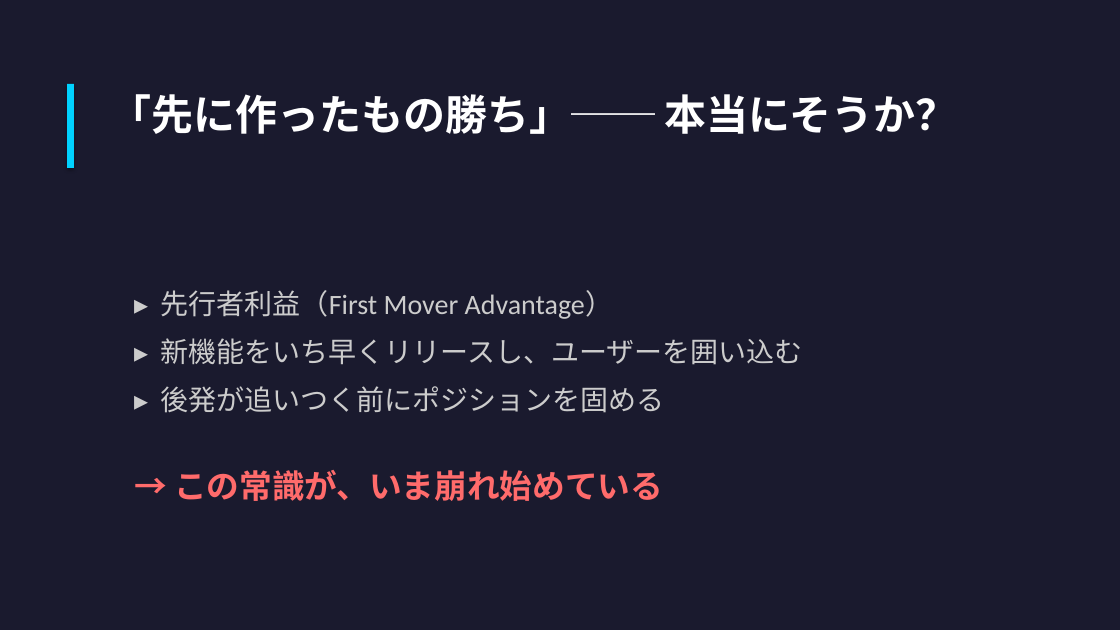
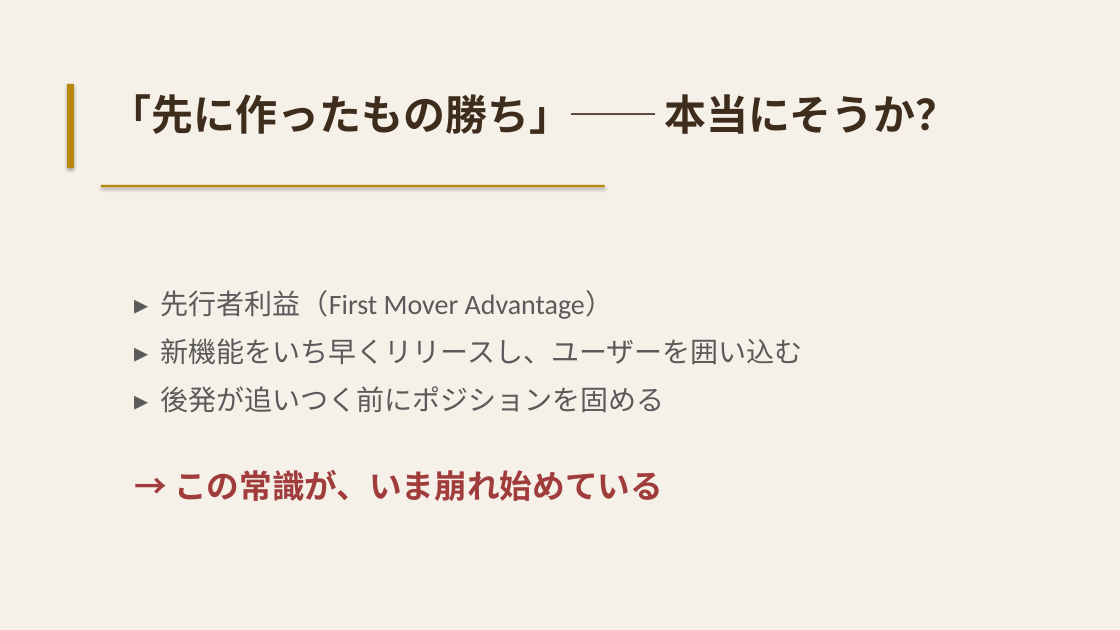
Before and after one commit to HarmonicInsight/harmonic-marketing, a slide deck: slide 2 of content/seminars/ai-era-sales-power-over-features.pptx. Drawn at 1120x630 pixels with LibreOffice and Linux fonts; fonts in the diff are those of the drawing. Boxes give left, top, right and bottom in pixels: in the first picture for what was removed or moved away, otherwise in the second. Text is boxed around its words. In the diff, an @@ line names an element or a change of style, - is before the commit and + after.

```diff
--- a/content/seminars/ai-era-sales-power-over-features.pptx
+++ b/content/seminars/ai-era-sales-power-over-features.pptx
@@ background #1A1A2E to #F5F0E8 @@
@@ rectangle at [67, 84, 74, 168]: fill #00D2FF to #B8860B @@
@@ text "「先に作ったもの勝ち」── 本当にそうか？" at [109, 94, 958, 134]: text colour #FFFFFF to #3E2C1C @@
@@ rectangle added at [101, 185, 605, 187], fill #B8860B @@
@@ text "▸ 先行者利益（First Mover Advantage）" at [161, 290, 803, 413]: text colour #CCCCCC to #5A5A5A @@
@@ text "→ この常識が、いま崩れ始めている" at [174, 470, 663, 501]: text colour #FF6B6B to #A03C3C @@
```
Also in this commit, not shown: 7 other slides changed.
